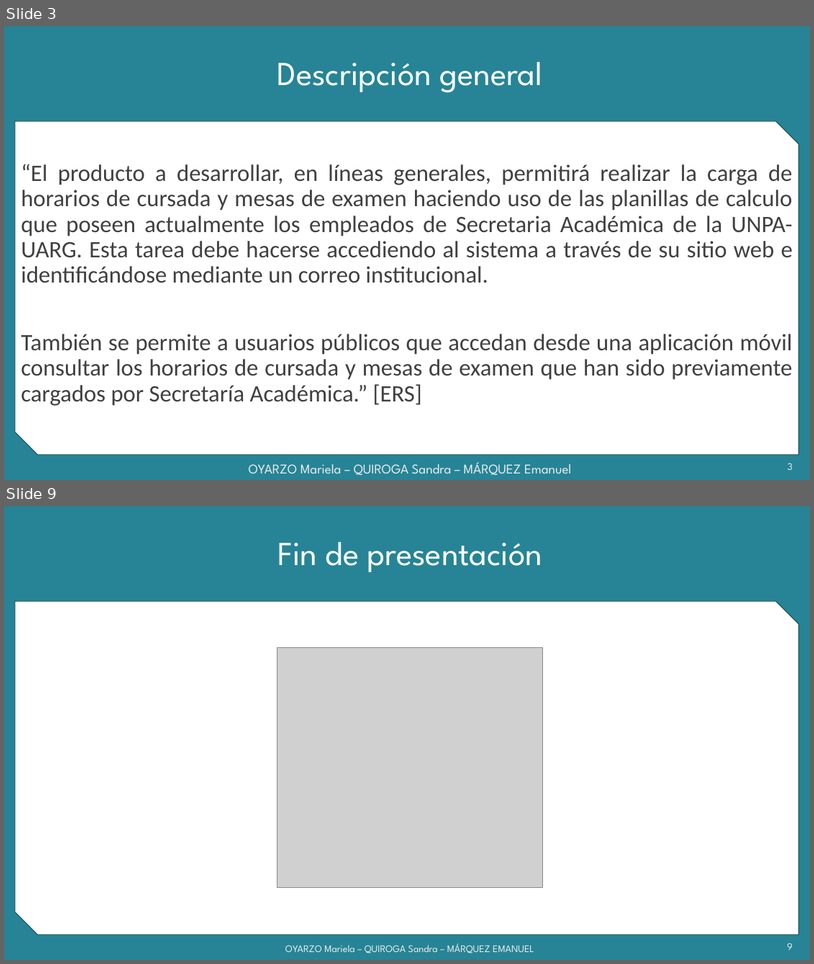
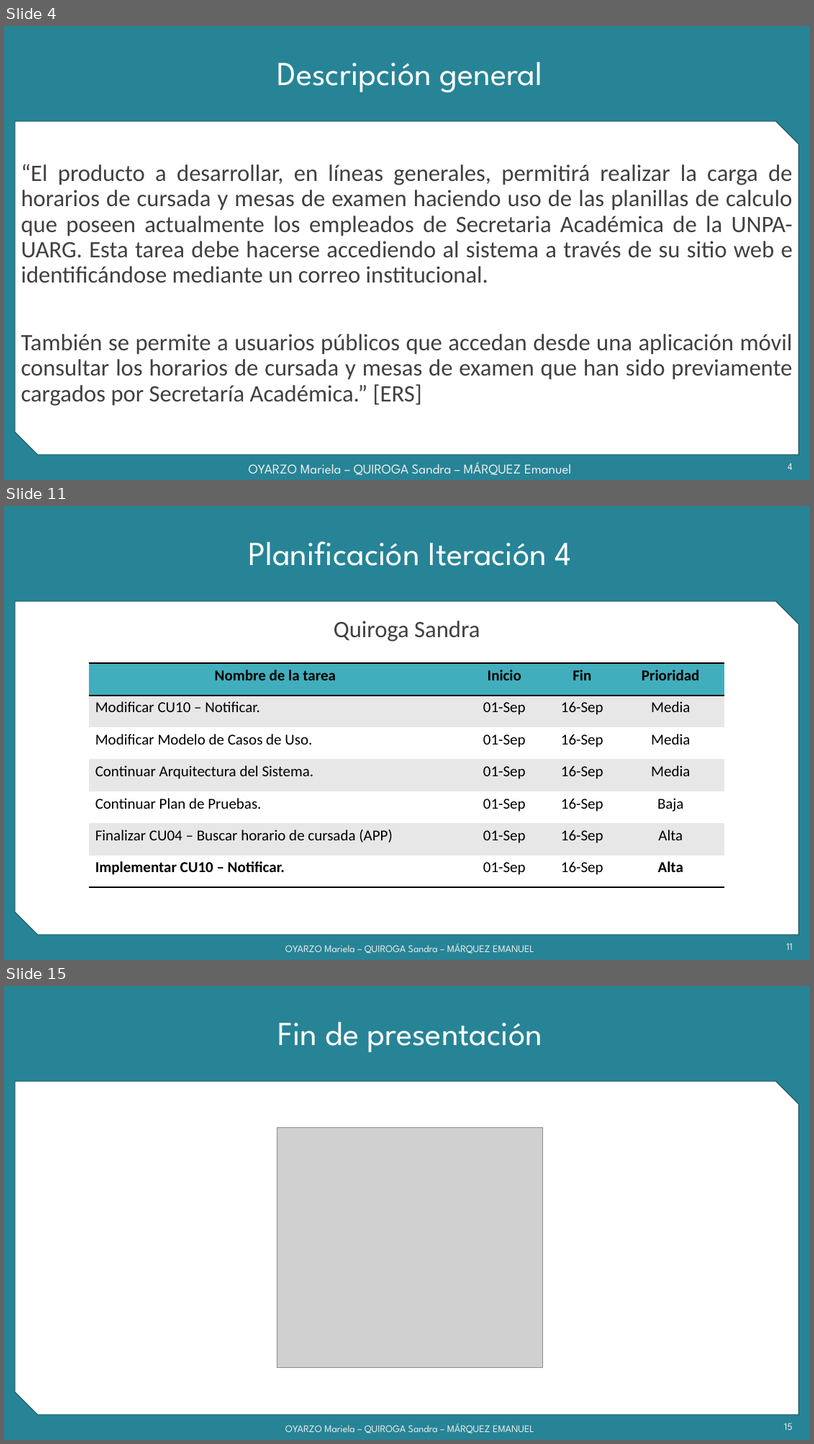
Before and after one commit to grupoyenu/yenu, a slide deck: 08. Presentaciones/Presentación 9 - 31.08.18.pptx. Shown one above the other, each under a label of ours: slides 3 and 9 before the commit, slides 4, 11 and 15 after it; the slides between them are not shown. The pictures are 814x964 and 814x1444 pixels, drawn with LibreOffice and Linux fonts; fonts in the diff are those of the drawing; grey boxes stand for pictures; background and template pictures are left out. Boxes give left, top, right and bottom in pixels: in the first picture for what was removed or moved away, otherwise in the second. Text is boxed around its words. In the diff, an @@ line names an element or a change of style, - is before the commit and + after.

```diff
--- a/08. Presentaciones/Presentación 9 - 31.08.18.pptx
+++ b/08. Presentaciones/Presentación 9 - 31.08.18.pptx
@@ slide 11 added at bbox=[4, 506, 810, 960], background #F2F2F2; not listed: 2 template elements that a slide beside it also shows @@
@@ title added at bbox=[248, 541, 572, 566], 40 pt, text #FFFFFF @@
+Planificación Iteración 4
@@ text added at bbox=[334, 620, 480, 641], 28 pt, text #404040 @@
+Quiroga Sandra
@@ table added at bbox=[89, 663, 725, 887], 7 rows, 4 columns @@
+Nombre de la tarea | Inicio | Fin | Prioridad
+Modificar CU10 – Notificar. | 01-Sep | 16-Sep | Media
+Modificar Modelo de Casos de Uso. | 01-Sep | 16-Sep | Media
+Continuar Arquitectura del Sistema. | 01-Sep | 16-Sep | Media
+Continuar Plan de Pruebas. | 01-Sep | 16-Sep | Baja
+Finalizar CU04 – Buscar horario de cursada (APP) | 01-Sep | 16-Sep | Alta
+Implementar CU10 – Notificar. | 01-Sep | 16-Sep | Alta
@@ text added at bbox=[286, 943, 535, 953], 12 pt, text gradient #9E9E9E to #EDEDED to #FFFFFF @@
+OYARZO Mariela – QUIROGA Sandra – MÁRQUEZ EMANUEL
@@ page number added at bbox=[787, 943, 792, 950], 12 pt, text gradient #9E9E9E to #EDEDED to #FFFFFF @@
+11
@@ what was slide 3 is now slide 4 @@
@@ page number at bbox=[788, 462, 793, 470]: text changed @@
-3
+4
@@ what was slide 9 is now slide 15 @@
@@ page number at bbox=[784, 1422, 793, 1430]: text changed @@
-9
+15
```
Also in this commit, not shown: 5 slides changed, 6 other slides added, 1 slide removed.
